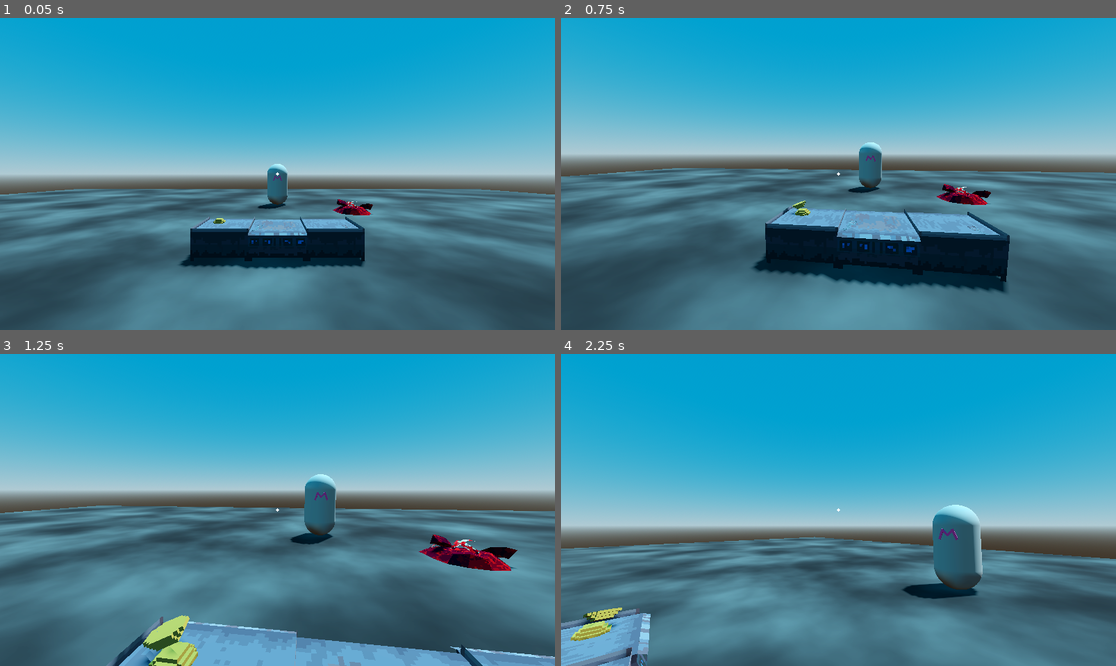
Above: before the commit, frames 1-4 (two rows, left to right).
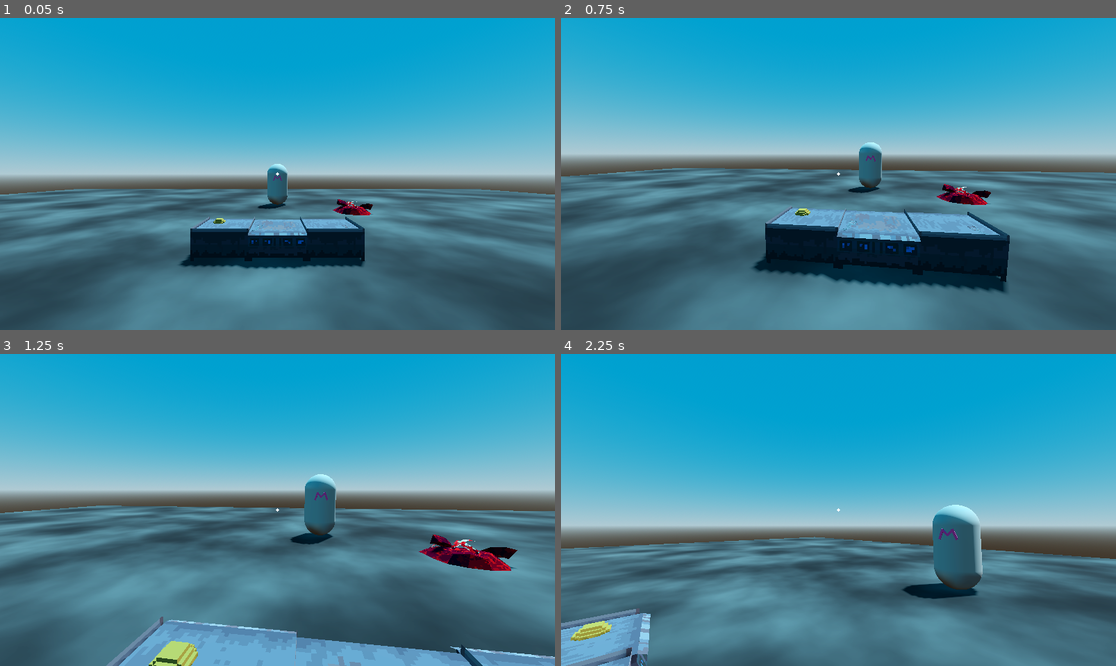
Above: after the commit, the same moments.

Repository: ZsoltHevesi/spooky-cooking-sim
Game: Godot game, scene res://3d_cooking/worlds/restaurant.tscn
The game is run twice, just before and just after one commit, with the same random seed, the same clock (stepped at 60 frames per second) and the same inputs.
Inputs (mouse positions are in pixels of both pictures, inside the frame that each line leads up to):
- Up to frame 1 (0.05 s): no input
- Up to frame 2 (0.75 s): tap Enter at 0.5 s; move the mouse to (832, 180) at 0.52 s; press the mouse at (832, 180) at 0.53 s; hold W (move_forward) from 0.53 s (still down)
- Up to frame 3 (1.25 s): keep holding W (move_forward)
- Up to frame 4 (2.25 s): keep holding W (move_forward); move the mouse to (877, 513) at 1.27 s; release the mouse at (877, 513) at 1.28 s; right-click (877, 513) at 1.35 s; move the mouse to (794, 506) at 2.02 s; press the mouse at (794, 506) at 2.03 s

Frame 1 is identical in both runs. In frame 2, less than 0.1% of the frame differs, in the area x 39-45%, y 58-64%; in frame 3, 0.8%, in the area x 19-35%, y 83-100%; in frame 4, 0.3%.

Commit message:
fixed ingredient spawning rotated and moved

Diff:
--- a/_Scripts/spawn.gd
+++ b/_Scripts/spawn.gd
@@ -15,7 +15,6 @@
 	spawn_mesh_3d.scale = mesh_scale
 	if spawn_mesh != null:
 		spawn_mesh_3d.mesh = spawn_mesh
-		spawn_mesh_3d.create_trimesh_collision()
 		spawn_collision_3d.make_convex_from_siblings()
 
 func spawn_new() -> void:
